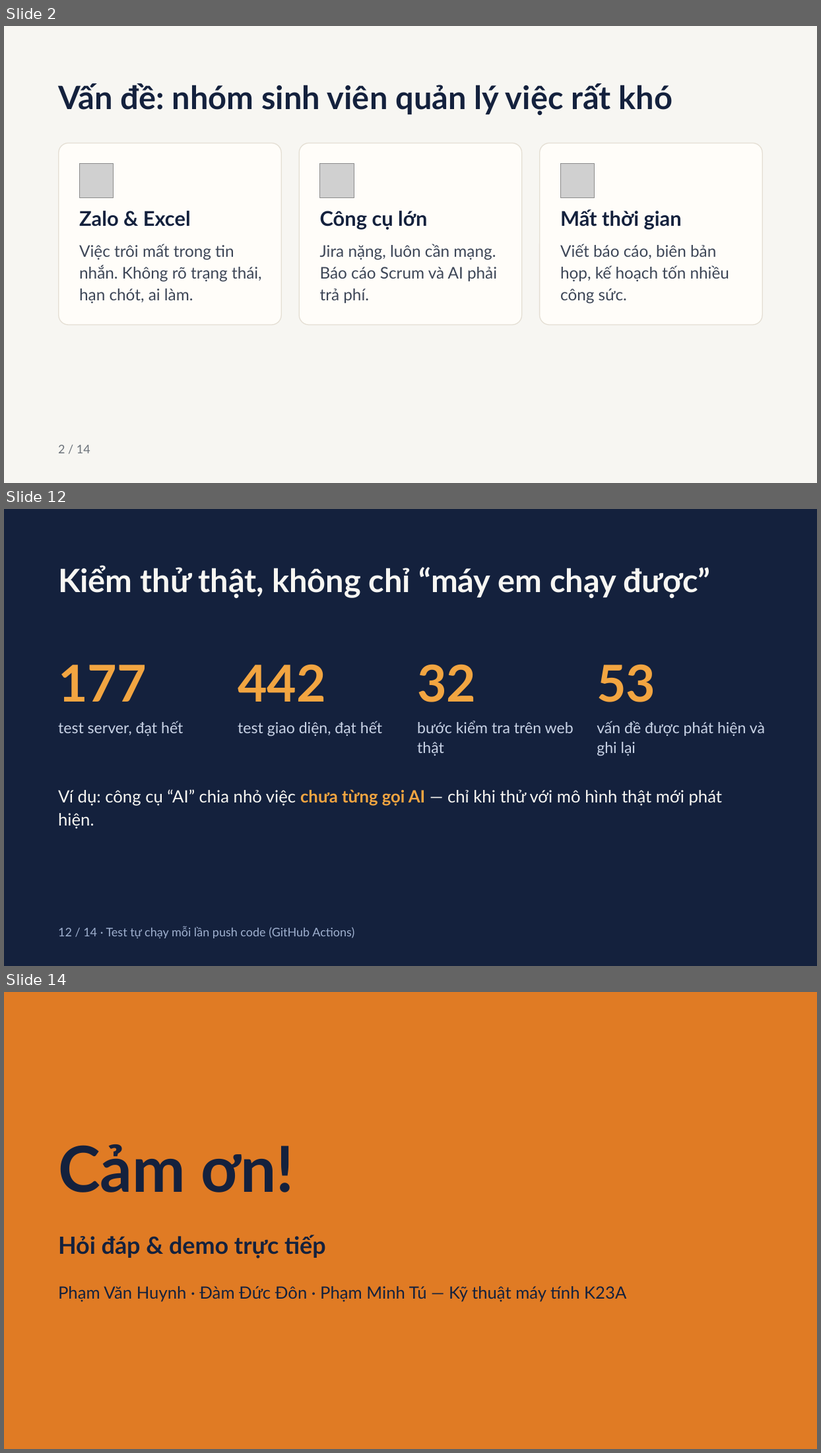
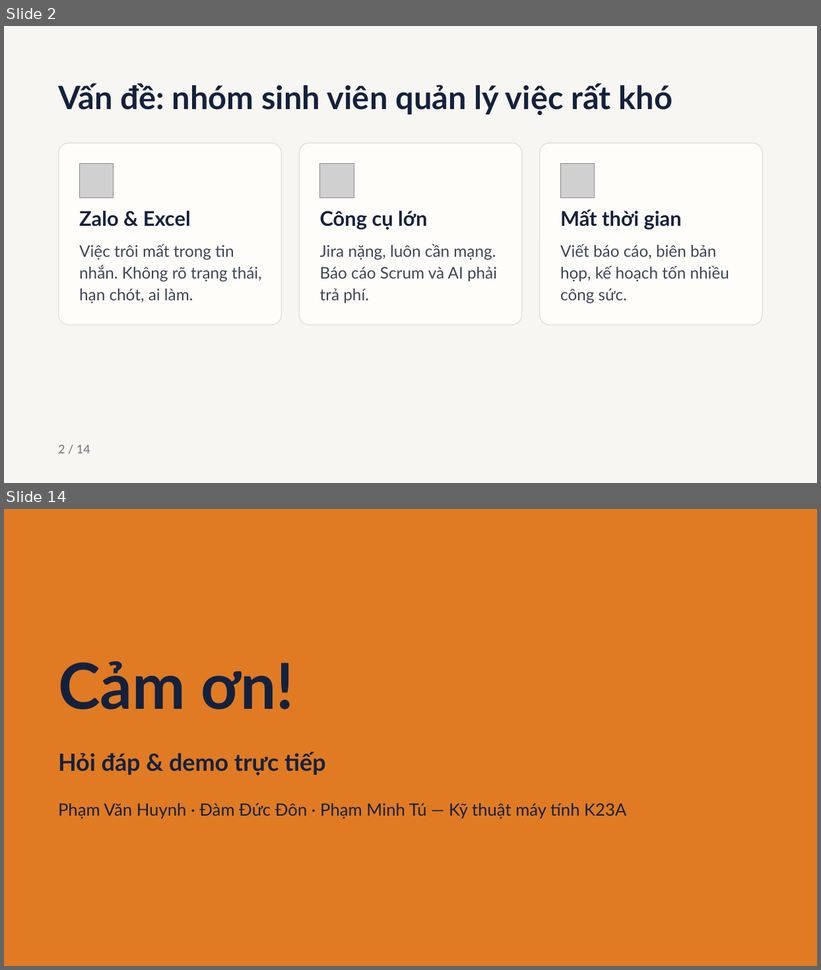
Before and after one commit to tupm2006/koshi, a slide deck: report/Slides-VI.pptx. Shown one above the other, each under a label of ours: slides 2, 12 and 14 before the commit, slides 2 and 14 after it; the slides between them are not shown. The pictures are 821x1453 and 821x970 pixels, drawn with LibreOffice and Linux fonts; fonts in the diff are those of the drawing; grey boxes stand for pictures. Boxes give left, top, right and bottom in pixels: in the first picture for what was removed or moved away, otherwise in the second. Text is boxed around its words. In the diff, an @@ line names an element or a change of style, - is before the commit and + after.

```diff
--- a/report/Slides-VI.pptx
+++ b/report/Slides-VI.pptx
@@ slide 12 removed at (x1=4, y1=509, x2=817, y2=966), background #14213D @@
@@ title removed at (x1=58, y1=565, x2=711, y2=598) @@
-Kiểm thử thật, không chỉ “máy em chạy được”
@@ text removed at (x1=58, y1=665, x2=147, y2=702) @@
-177
@@ text removed at (x1=238, y1=664, x2=326, y2=702) @@
-442
@@ text removed at (x1=417, y1=664, x2=476, y2=702) @@
-32
@@ text removed at (x1=597, y1=664, x2=655, y2=702) @@
-53
@@ text removed at (x1=58, y1=721, x2=183, y2=736) @@
-test server, đạt hết
@@ text removed at (x1=238, y1=721, x2=382, y2=736) @@
-test giao diện, đạt hết
@@ text removed at (x1=417, y1=721, x2=574, y2=756) @@
-bước kiểm tra trên web thật
@@ text removed at (x1=597, y1=721, x2=765, y2=756) @@
-vấn đề được phát hiện và ghi lại
@@ text removed at (x1=58, y1=789, x2=723, y2=829) @@
-Ví dụ: công cụ “AI” chia nhỏ việc chưa từng gọi AI — chỉ khi thử với mô hình thật mới phát hiện.
@@ text removed at (x1=58, y1=927, x2=354, y2=939) @@
-12 / 14 · Test tự chạy mỗi lần push code (GitHub Actions)
```
Also in this commit, not shown: 4 slides changed, 7 slides added, 6 other slides removed, 1 other file.
